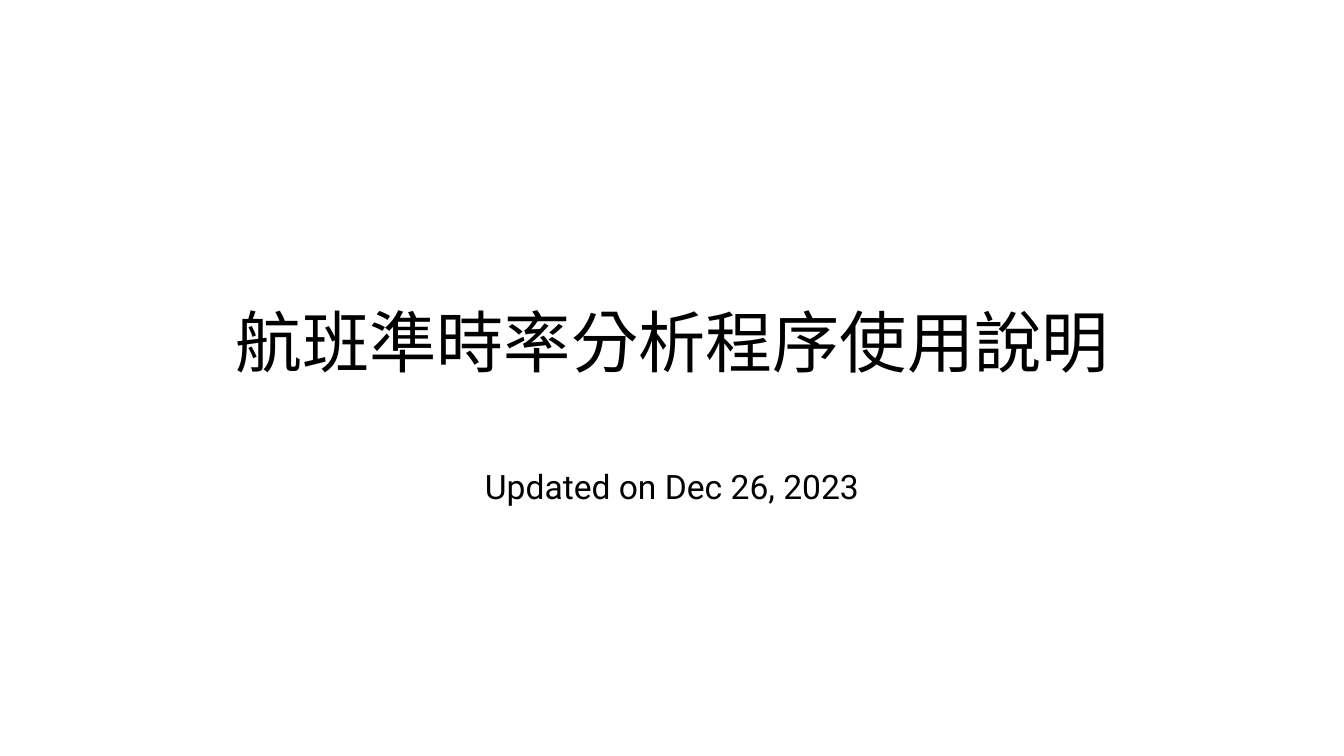
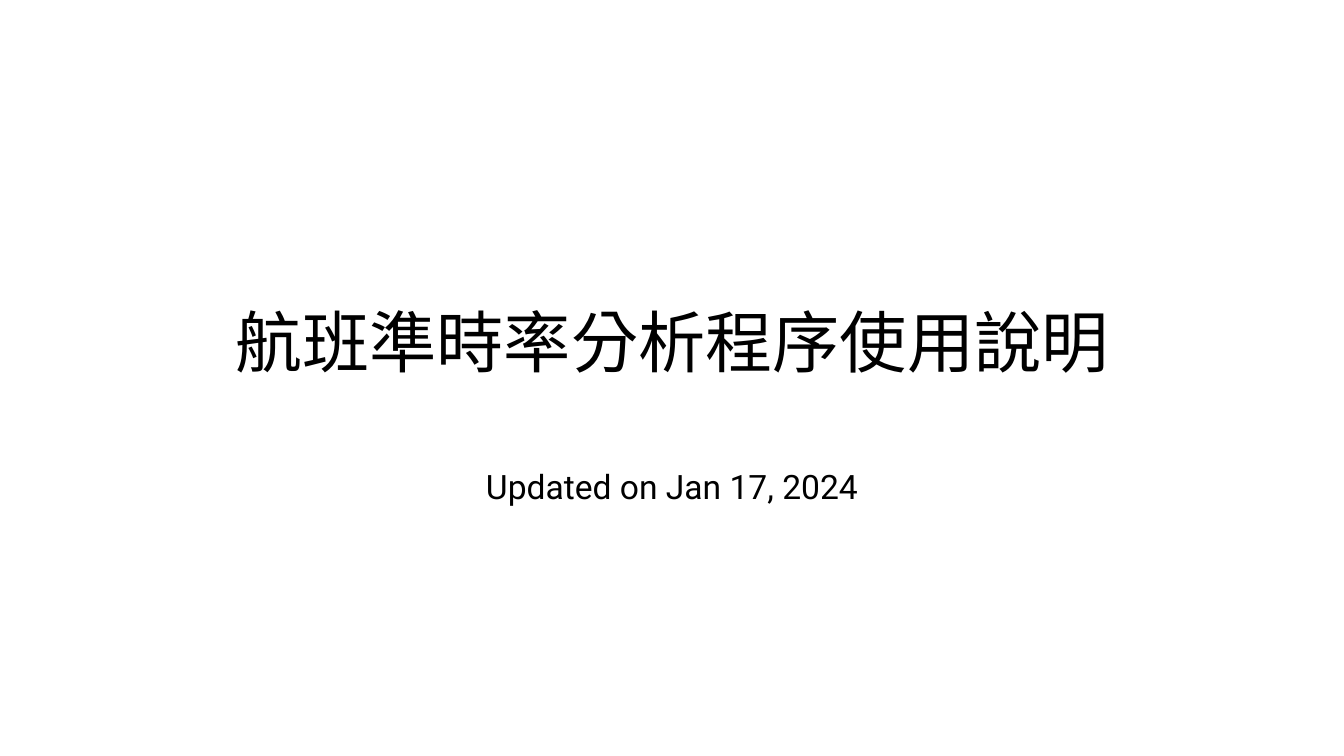
Before and after one commit to gj94fu4/gj94fu4.github.io, a slide deck: slide 1 of project/starlux-aod/航班準時率分析程式使用說明.pptx. Drawn at 1344x756 pixels with LibreOffice and Linux fonts; fonts in the diff are those of the drawing. Boxes give left, top, right and bottom in pixels: in the first picture for what was removed or moved away, otherwise in the second. Text is boxed around its words. In the diff, an @@ line names an element or a change of style, - is before the commit and + after.

```diff
--- a/project/starlux-aod/航班準時率分析程式使用說明.pptx
+++ b/project/starlux-aod/航班準時率分析程式使用說明.pptx
@@ subtitle at [486, 473, 858, 506]: text changed @@
-Updated on Dec 26, 2023
+Updated on Jan 17, 2024
```
Also in this commit, not shown: 6 other slides changed, 10 slides added, 3 slides removed, 45 other files.
